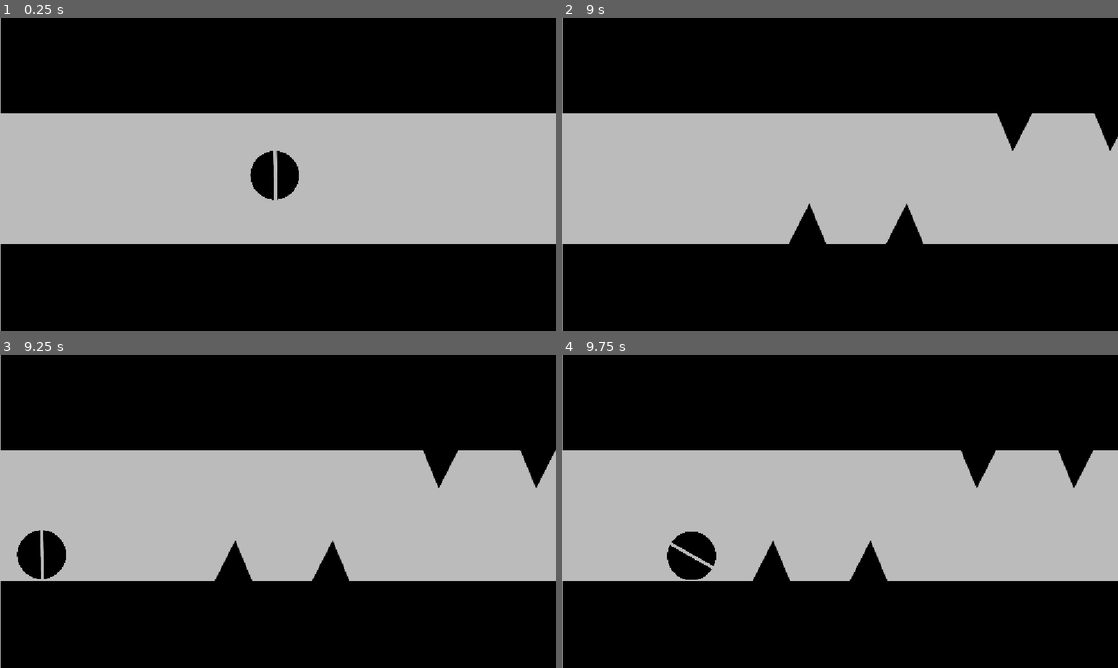
Above: before the commit, frames 1-4 (two rows, left to right).
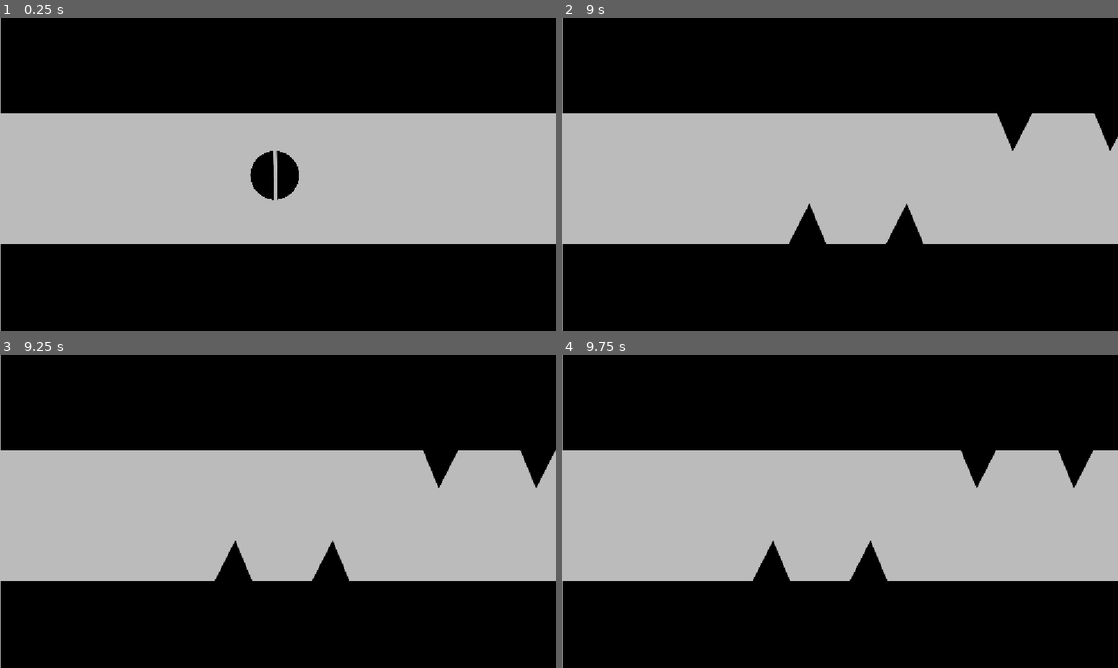
Above: after the commit, the same moments.

Repository: Martycat111/Bingbong
Game: Godot game, scene res://Scenes/game.tscn
Same seed, same stepped clock (60 frames per second), same inputs: the game is played once before the commit and once after it.
Inputs:
- Up to frame 1 (0.25 s): no input
- Up to frame 2 (9 s): tap Enter at 0.5 s; hold Right (rotate clockwise) 0.53-1.28 s; tap Left (rotate counterclockwise) at 1.35, 5.85 s; tap Space (shoot) at 2, 4.35, 8.85 s; hold Space (shoot) 2.03-2.78 s; tap Right (rotate clockwise) at 2.85, 7.35 s; hold Left (rotate counterclockwise) 3.53-4.28 s; hold Right (rotate clockwise) 5.03-5.78 s; hold Space (shoot) 6.53-7.28 s; hold Left (rotate counterclockwise) 8.03-8.78 s
- Up to frame 3 (9.25 s): no input
- Up to frame 4 (9.75 s): hold Right (rotate clockwise) from 9.53 s (still down)

Frames 1-2 are identical in both runs. In frame 3, 1.0% of the frame differs, in the area x 3-12%, y 56-72%; in frame 4, 1.0%.

Commit message:
kill player on leave play area

Diff:
--- a/Scenes/Obstacle.tscn
+++ b/Scenes/Obstacle.tscn
@@ -15,3 +15,5 @@
 
 [node name="CollisionPolygon2D" type="CollisionPolygon2D" parent="." unique_id=1042038862]
 polygon = PackedVector2Array(-56, -3, 30, -1, -9, -96)
+
+[connection signal="body_entered" from="." to="Obstacle" method="booga"]
--- a/Scenes/game.tscn
+++ b/Scenes/game.tscn
@@ -8,7 +8,7 @@
 size = Vector2(2016.9495, 758.2135)
 
 [sub_resource type="RectangleShape2D" id="RectangleShape2D_1tyn0"]
-size = Vector2(1171, 267)
+size = Vector2(1252, 343)
 
 [node name="Game" type="Node2D" unique_id=45109936]
 
@@ -43,14 +43,15 @@
 [node name="Area2D" type="Area2D" parent="." unique_id=1490485489]
 
 [node name="CollisionShape2D" type="CollisionShape2D" parent="Area2D" unique_id=1744090908]
-position = Vector2(575.5, 335.5)
+position = Vector2(586, 338.5)
 shape = SubResource("RectangleShape2D_1tyn0")
 
-[connection signal="area_exited" from="Area2D" to="Spawner" method="_on_play_area_exited"]
-[connection signal="body_exited" from="Area2D" to="Spawner" method="_on_play_body_exited"]
 [node name="Label" type="Label" parent="." unique_id=2054885134]
 offset_left = 252.0
 offset_top = -119.0
 offset_right = 593.0
 offset_bottom = 30.0
 script = ExtResource("3_wrm1d")
+
+[connection signal="area_exited" from="Area2D" to="Spawner" method="_on_play_area_exited"]
+[connection signal="body_exited" from="Area2D" to="Spawner" method="_on_play_body_exited"]
--- a/Scenes/player_bingbong.gd
+++ b/Scenes/player_bingbong.gd
@@ -26,3 +26,8 @@
 	if velocity.y < 0:
 		velocity.y += 500 * delta
 	move_and_slide()
+
+
+func offscreen():
+	# Player has gone offscreen
+	queue_free()
--- a/Scripts/obstacle.gd
+++ b/Scripts/obstacle.gd
@@ -19,3 +19,7 @@
 		self.position.x -= delta * 100 * Globals.speed_multiplier
 	if position.x > 1200:
 		queue_free()
+
+
+func booga(body: Node) -> void:
+	print("ogaboogea")
--- a/Scripts/spawner.gd
+++ b/Scripts/spawner.gd
@@ -34,3 +34,4 @@
 func _on_play_body_exited(body: Node2D) -> void:
 	if body.name == "PlayerBingbong":
 		print("killplayer")
+		body.offscreen()
